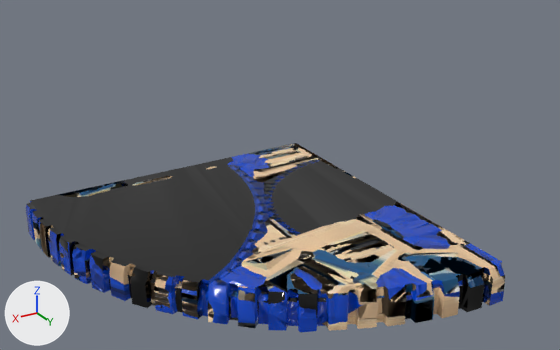
One commit to the FBX model assets/models/paint-jar-tower/parts/12-roof-back-right.fbx: the scene before it, then after it.
The view is the same before and after, from a 50 mm lens placed at (66.9, 106.1, 158.0), pointed at (20.3, 28.4, 119.1). The lights are fixed; the arrows at lower left show +X, +Y and +Z. The older version comes first.

In view in the first picture: 'roof-back-right'.
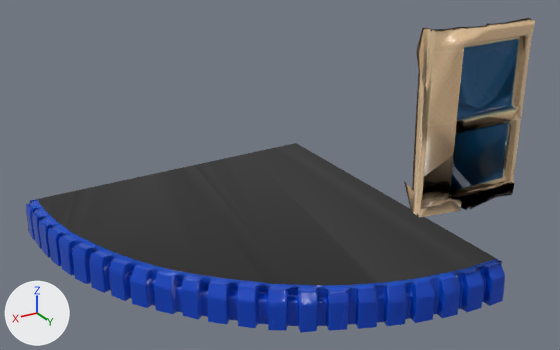
Changed parts and their boxes (x1, y1, x2, y2) in the pictures (560 x 350 px; the box of a moved part takes in the faces that stretch with it):
'roof-back-right', reshaped (6% wider, 65% taller)
    before: (26, 143, 505, 333)
    after: (26, 18, 535, 333)
part 1 of me_roof_back_right, added
    after: (404, 18, 535, 217)
part 2 of me_roof_back_right, reshaped
    both: (26, 148, 505, 332)
part 3 of me_roof_back_right, moved or reshaped
    before: (280, 143, 502, 274)
    after: (280, 143, 502, 269)
part 4 of me_roof_back_right, surface changed
    both: (29, 147, 502, 332)

Diff of the bpy script that builds the scene:
```diff
--- a/assets/models/paint-jar-tower/parts/12-roof-back-right.fbx.py
+++ b/assets/models/paint-jar-tower/parts/12-roof-back-right.fbx.py
@@ me_roof_back_right @@
 # used by ob_roof_back_right; location = (0.0, 0.0, 0.0)
-me_roof_back_right.from_pydata(...)  # 1092 vertices, 2180 faces; spans x 0.0..46.4, y 0.0..49.4, z 105.4..110.2
+me_roof_back_right.from_pydata(...)  # 1304 vertices, 2837 faces; spans x 0.0..46.4, y 0.0..49.4, z 105.4..140.5
+# me_roof_back_right part 1: a new loose piece of 486 vertices spanning x 0.0..14.4, y 45.4..48.4, z 118.9..140.5, in mat_roof_back_right_baked
+# me_roof_back_right part 2: 44 vertices moved from x 0.0..45.5, y 0.0..48.7, z 107.3..110.2 to x 0.0..45.5, y 0.0..48.7, z 107.5..110.2; 460 vertices removed from x 0.0..46.4, y 0.0..49.4, z 105.4..110.2; 188 vertices added at x 0.0..46.4, y 0.0..49.4, z 105.4..110.2
+# me_roof_back_right part 3: 6 vertices removed from x 0.0..3.1, y 0.0..19.2, z 105.4..110.2; 4 vertices added at x 0.0..2.0, y 0.0..22.8, z 110.2
+# me_roof_back_right part 4: 541 kept faces spanning x 0.0..46.3, y 0.0..49.4, z 105.4..110.2 get new texture (UV) coordinates
 me_roof_back_right.materials.append(mat_roof_back_right_baked)
```
